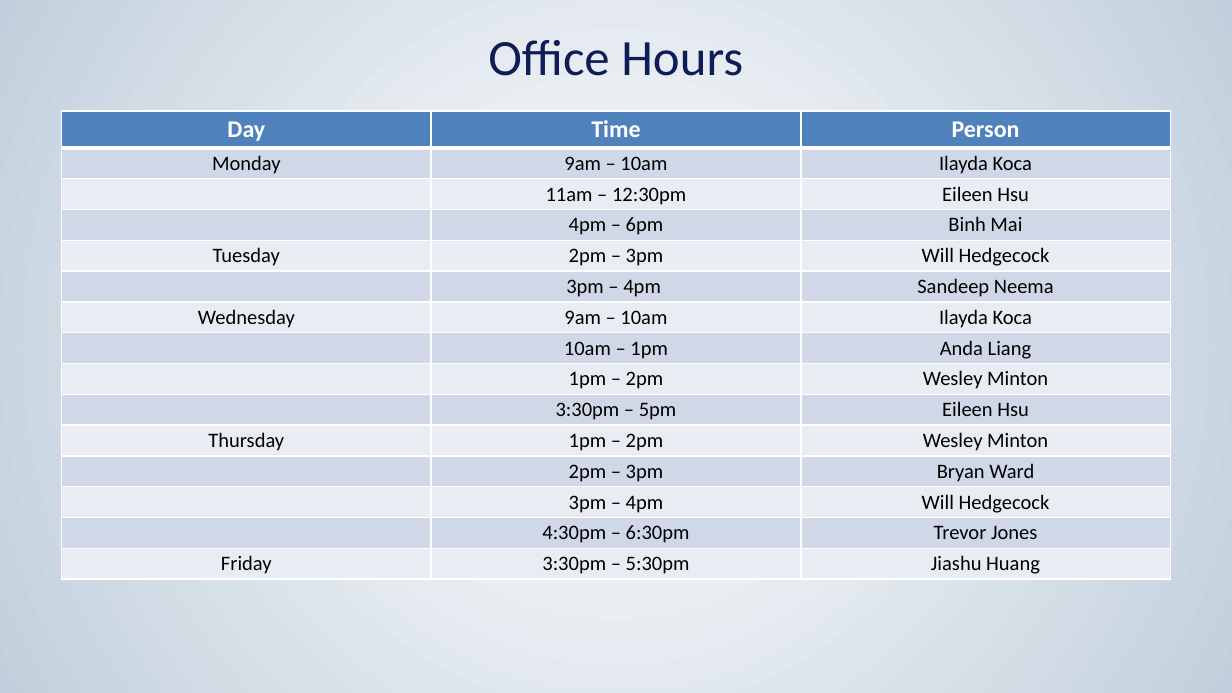
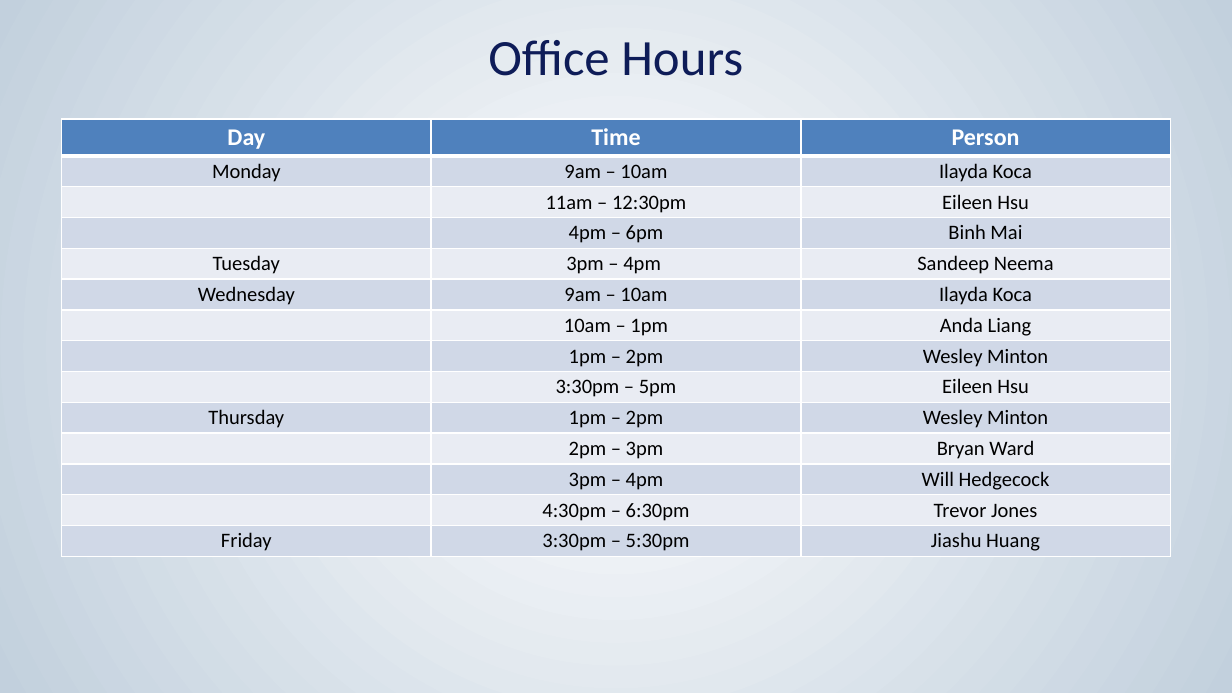
Before and after one commit to cs3281/lectures, a slide deck: slide 3 of lecture-01/lecture-01.pptx. Drawn at 1232x693 pixels with LibreOffice and Linux fonts; fonts in the diff are those of the drawing; background and template pictures are left out. Boxes give left, top, right and bottom in pixels: in the first picture for what was removed or moved away, otherwise in the second. Text is boxed around its words. In the diff, an @@ line names an element or a change of style, - is before the commit and + after.

Commit message:
Updated Lecture 1

```diff
--- a/lecture-01/lecture-01.pptx
+++ b/lecture-01/lecture-01.pptx
@@ table at [62, 120, 1170, 557] @@
-row 5: Tuesday | 2pm – 3pm | Will Hedgecock
-row 6:  | 3pm – 4pm | Sandeep Neema
+row 5: Tuesday | 3pm – 4pm | Sandeep Neema
@@ table: place and size @@
-table at [62, 111, 1170, 579]
+table at [62, 120, 1170, 557]
```
Also in this commit, not shown: 1 other slide changed, 1 other file.
